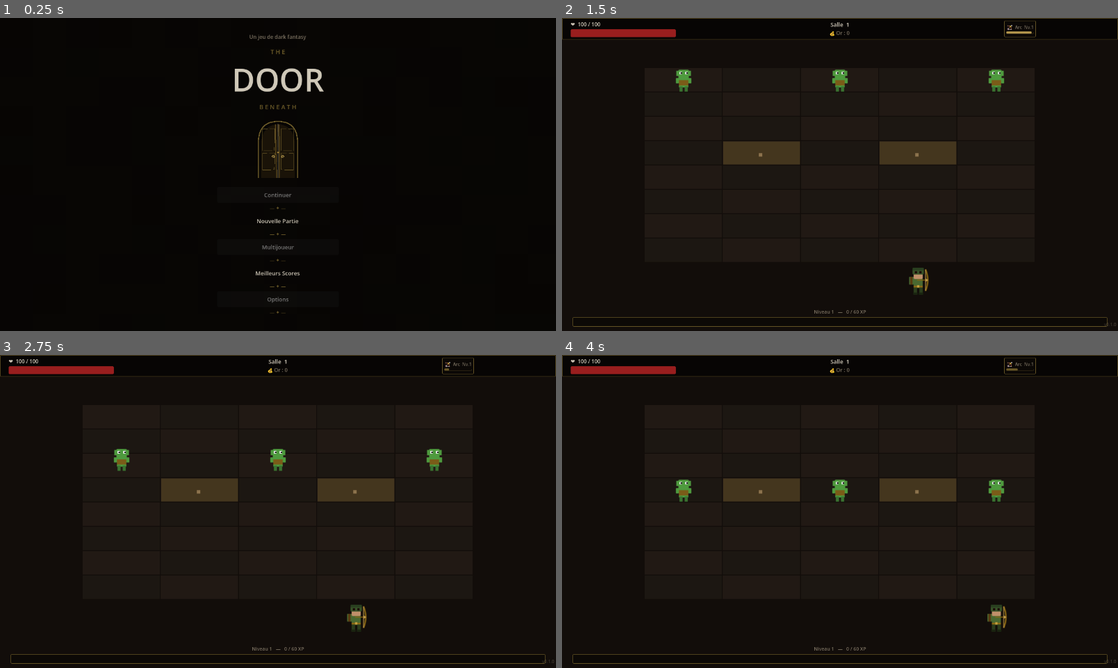
Above: before the commit, frames 1-4 (two rows, left to right).
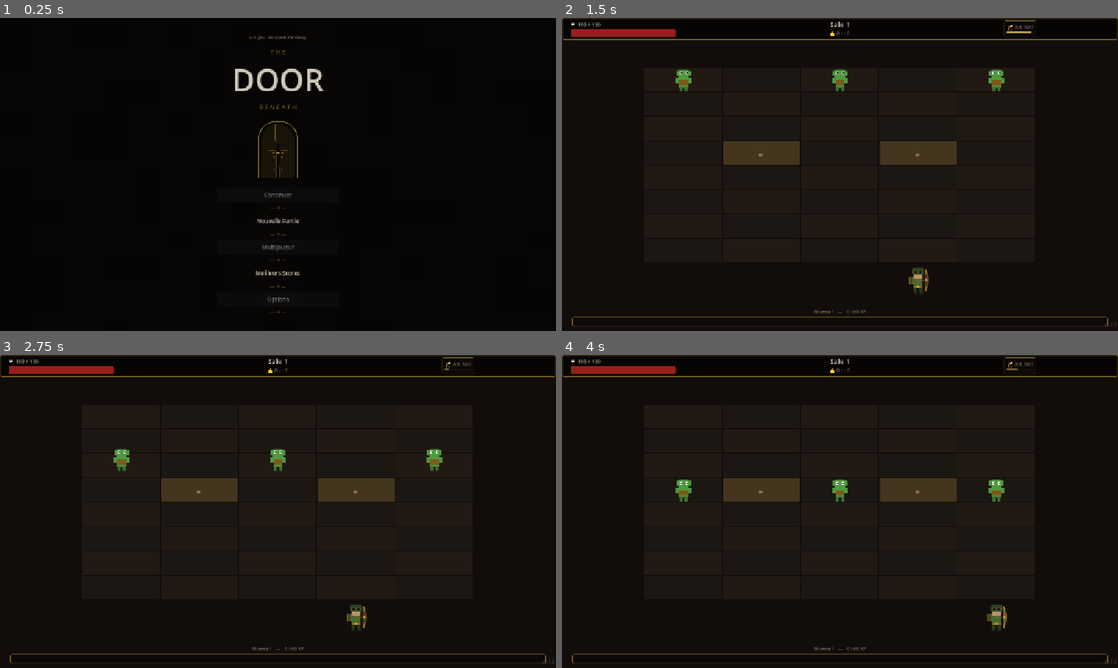
Above: after the commit, the same moments.

Repository: aerthur/game-the-door-beneath
Game: Godot game, scene res://scenes/title_screen.tscn
Same seed, same stepped clock (60 frames per second), same inputs: the game is played once before the commit and once after it.
Inputs (mouse positions are in pixels of both pictures, inside the frame that each line leads up to):
- Up to frame 1 (0.25 s): no input
- Up to frame 2 (1.5 s): click "Nouvelle Partie" at 0.5 s; tap Enter at 1.25 s; move the mouse to (962, 158) at 1.27 s; hold Right (lane_right) from 1.28 s (still down); hold Space (next_room) from 1.28 s (still down); click (962, 158) at 1.42 s
- Up to frame 3 (2.75 s): release Right (lane_right) at 2 s; release Space (next_room) at 2 s; drag from (166, 527) to (250, 574) at 2.02 s
- Up to frame 4 (4 s): move the mouse to (895, 442) at 2.77 s; hold Right (lane_right) 2.78-3.5 s; hold Shift 2.78-3.5 s; click (895, 442) at 2.92 s; tap Space (next_room) at 3.05, 3.5 s; drag from (812, 574) to (673, 464) at 3.52 s

The runs differ from the first frame. In frame 1, 0.9% of the frame differs, in the area x 42-59%, y 5-95%; in frame 2, 1.8%; in frame 3, 1.8%; in frame 4, 1.8%, in the area x 0-100%, y 0-99%.

Commit message:
feat: responsive canvas_items + D-pad tactile bas-droite
- project.godot : stretch mode=canvas_items + aspect=keep → le jeu scale
  automatiquement sur toute résolution en gardant le ratio 16:9

- hud.tscn : TouchButtons remplacés par un D-pad en croix ancrée bas-droite
  BtnLeft (◀) et BtnRight (▶) actifs ; BtnUp (▲) et BtnDown (▼) désactivés
  et réservés pour les futures évolutions (déplacement haut/bas)
  BtnNextRoom supprimé (plus nécessaire)

- hud.gd : références mises à jour vers DPad/BtnLeft et DPad/BtnRight ;
  suppression de btn_next_room, _on_touch_next_room et la logique show/hide
  associée ; ajout de _style_dpad() pour le design dark fantasy du D-pad
  (fond semi-transparent, bordure or, hover or vif, désactivés atténués)

Co-Authored-By: Claude Sonnet 4.6 <noreply@anthropic.com>

Diff:
--- a/project.godot
+++ b/project.godot
@@ -20,6 +20,8 @@
 window/size/viewport_width=1280
 window/size/viewport_height=720
 window/handheld/orientation="landscape"
+window/stretch/mode="canvas_items"
+window/stretch/aspect="keep"
 
 [editor_plugins]
 
--- a/scenes/ui/hud.tscn
+++ b/scenes/ui/hud.tscn
@@ -210,45 +210,73 @@
 text = "v0.1.0"
 horizontal_alignment = 2
 
-; ── Boutons tactiles (mobile) ──
+; ── Boutons tactiles (mobile) — D-pad bas-droite ──
 [node name="TouchButtons" type="Control" parent="."]
 mouse_filter = 2
 anchor_right = 1.0
 anchor_bottom = 1.0
 
-[node name="BtnLeft" type="Button" parent="TouchButtons"]
-anchor_left = 0.0
-anchor_top = 1.0
-anchor_right = 0.0
-anchor_bottom = 1.0
-offset_left = 4.0
-offset_top = -176.0
-offset_right = 164.0
-offset_bottom = -56.0
-text = "◀"
-
-[node name="BtnRight" type="Button" parent="TouchButtons"]
+; Conteneur D-pad : croix 3×3 de 70px, ancrée bas-droite, au-dessus de la XPZone
+[node name="DPad" type="Control" parent="TouchButtons"]
 anchor_left = 1.0
 anchor_top = 1.0
 anchor_right = 1.0
 anchor_bottom = 1.0
-offset_left = -164.0
-offset_top = -176.0
-offset_right = -4.0
-offset_bottom = -56.0
+offset_left = -225.0
+offset_top = -270.0
+offset_right = -15.0
+offset_bottom = -60.0
+mouse_filter = 2
+
+; ↑ Haut — réservé (désactivé, futur)
+[node name="BtnUp" type="Button" parent="TouchButtons/DPad"]
+anchor_left = 0.0
+anchor_top = 0.0
+anchor_right = 0.0
+anchor_bottom = 0.0
+offset_left = 70.0
+offset_top = 0.0
+offset_right = 140.0
+offset_bottom = 70.0
+disabled = true
+text = "▲"
+
+; ◀ Gauche
+[node name="BtnLeft" type="Button" parent="TouchButtons/DPad"]
+anchor_left = 0.0
+anchor_top = 0.0
+anchor_right = 0.0
+anchor_bottom = 0.0
+offset_left = 0.0
+offset_top = 70.0
+offset_right = 70.0
+offset_bottom = 140.0
+text = "◀"
+
+; ▶ Droite
+[node name="BtnRight" type="Button" parent="TouchButtons/DPad"]
+anchor_left = 0.0
+anchor_top = 0.0
+anchor_right = 0.0
+anchor_bottom = 0.0
+offset_left = 140.0
+offset_top = 70.0
+offset_right = 210.0
+offset_bottom = 140.0
 text = "▶"
 
-[node name="BtnNextRoom" type="Button" parent="TouchButtons"]
-visible = false
-anchor_left = 0.5
-anchor_top = 1.0
-anchor_right = 0.5
-anchor_bottom = 1.0
-offset_left = -150.0
-offset_top = -130.0
-offset_right = 150.0
-offset_bottom = -56.0
-text = "🚪 Continuer"
+; ↓ Bas — réservé (désactivé, futur)
+[node name="BtnDown" type="Button" parent="TouchButtons/DPad"]
+anchor_left = 0.0
+anchor_top = 0.0
+anchor_right = 0.0
+anchor_bottom = 0.0
+offset_left = 70.0
+offset_top = 140.0
+offset_right = 140.0
+offset_bottom = 210.0
+disabled = true
+text = "▼"
 
 ; ── Avertissement portrait (mobile) ──
 [node name="PortraitWarning" type="Control" parent="."]
--- a/scripts/hud.gd
+++ b/scripts/hud.gd
@@ -21,7 +21,6 @@
 @onready var go_panel      : Control     = $GameOver
 @onready var version_label : Label       = $VersionLabel
 @onready var touch_buttons    : Control  = $TouchButtons
-@onready var btn_next_room    : Button   = $TouchButtons/BtnNextRoom
 @onready var portrait_warning : Control  = $PortraitWarning
 
 var _current_choices      : Array = []
@@ -54,7 +53,6 @@
 	door_hint.visible   = false
 	lvlup_panel.visible = false
 	go_panel.visible    = false
-	btn_next_room.visible = false
 	version_label.text  = "v" + ProjectSettings.get_setting("application/config/version", "0.1.0")
 
 	_touch_enabled = DisplayServer.is_touchscreen_available()
@@ -68,15 +66,11 @@
 	if not btn_menu.pressed.is_connected(_on_menu_principal_pressed):
 		btn_menu.pressed.connect(_on_menu_principal_pressed)
 
-	# Contrôles tactiles
-	var btn_left  : Button = $TouchButtons/BtnLeft
-	var btn_right : Button = $TouchButtons/BtnRight
+	# Contrôles tactiles — D-pad
+	var btn_left  : Button = $TouchButtons/DPad/BtnLeft
+	var btn_right : Button = $TouchButtons/DPad/BtnRight
 	btn_left.button_down.connect(_on_touch_left)
 	btn_right.button_down.connect(_on_touch_right)
-	btn_next_room.button_down.connect(_on_touch_next_room)
-	btn_left.add_theme_font_size_override("font_size", 36)
-	btn_right.add_theme_font_size_override("font_size", 36)
-	btn_next_room.add_theme_font_size_override("font_size", 22)
 	$PortraitWarning/Panel/VBox/Icon.add_theme_font_size_override("font_size", 80)
 	$PortraitWarning/Panel/VBox/Message.add_theme_font_size_override("font_size", 26)
 
@@ -219,20 +213,12 @@
 	ev.pressed = true
 	Input.parse_input_event(ev)
 
-func _on_touch_next_room() -> void:
-	var ev := InputEventAction.new()
-	ev.action = "next_room"
-	ev.pressed = true
-	Input.parse_input_event(ev)
-
 # ── Porte ────────────────────────────────────────────────────────
 func show_door():
 	door_hint.visible = true
-	btn_next_room.visible = _touch_enabled
 
 func hide_door():
 	door_hint.visible = false
-	btn_next_room.visible = false
 
 # ── Level up ─────────────────────────────────────────────────────
 func show_level_up(choices: Array):
@@ -521,6 +507,9 @@
 	# ── Panel Game Over ───────────────────────────────────────────
 	_style_gameover_panel(serif)
 
+	# ── D-pad tactile ────────────────────────────────────────────
+	_style_dpad()
+
 	# ── Portrait warning (mobile) ─────────────────────────────────
 	$PortraitWarning/Panel/VBox/Icon.add_theme_color_override("font_color", C_GOLD)
 	$PortraitWarning/Panel/VBox/Message.add_theme_font_override("font", serif)
@@ -559,3 +548,47 @@
 
 	_style_ghost_btn($GameOver/Panel/VBox/Restart,       serif, C_TEXT,     13)
 	_style_ghost_btn($GameOver/Panel/VBox/MenuPrincipal, serif, C_TEXT_DIM, 12)
+
+
+func _style_dpad() -> void:
+	# Fond semi-transparent pour le fond du D-pad (ColorRect implicite via StyleBoxFlat)
+	var active_style := StyleBoxFlat.new()
+	active_style.bg_color           = Color(0.04, 0.03, 0.02, 0.78)
+	active_style.border_color       = C_GOLD_DIM
+	active_style.border_width_left  = 1; active_style.border_width_right  = 1
+	active_style.border_width_top   = 1; active_style.border_width_bottom = 1
+	active_style.corner_radius_top_left    = 6; active_style.corner_radius_top_right    = 6
+	active_style.corner_radius_bottom_left = 6; active_style.corner_radius_bottom_right = 6
+
+	var active_hover := active_style.duplicate()
+	active_hover.bg_color     = Color(0.08, 0.06, 0.04, 0.92)
+	active_hover.border_color = C_GOLD
+
+	var active_pressed := active_style.duplicate()
+	active_pressed.bg_color = Color(0.14, 0.10, 0.05, 0.95)
+
+	var disabled_style := StyleBoxFlat.new()
+	disabled_style.bg_color           = Color(0.04, 0.03, 0.02, 0.35)
+	disabled_style.border_color       = Color(C_GOLD_DIM.r, C_GOLD_DIM.g, C_GOLD_DIM.b, 0.3)
+	disabled_style.border_width_left  = 1; disabled_style.border_width_right  = 1
+	disabled_style.border_width_top   = 1; disabled_style.border_width_bottom = 1
+	disabled_style.corner_radius_top_left    = 6; disabled_style.corner_radius_top_right    = 6
+	disabled_style.corner_radius_bottom_left = 6; disabled_style.corner_radius_bottom_right = 6
+
+	for btn_path in ["BtnLeft", "BtnRight", "BtnUp", "BtnDown"]:
+		var btn : Button = $TouchButtons/DPad.get_node(btn_path)
+		var is_active : bool = btn_path in ["BtnLeft", "BtnRight"]
+		btn.add_theme_font_size_override("font_size", 28)
+		if is_active:
+			btn.add_theme_stylebox_override("normal",   active_style)
+			btn.add_theme_stylebox_override("hover",    active_hover)
+			btn.add_theme_stylebox_override("pressed",  active_pressed)
+			btn.add_theme_stylebox_override("focus",    active_style)
+			btn.add_theme_color_override("font_color",         C_TEXT)
+			btn.add_theme_color_override("font_hover_color",   C_GOLD)
+			btn.add_theme_color_override("font_pressed_color", C_GOLD)
+		else:
+			btn.add_theme_stylebox_override("normal",   disabled_style)
+			btn.add_theme_stylebox_override("disabled", disabled_style)
+			btn.add_theme_color_override("font_color",          Color(C_TEXT_DIM.r, C_TEXT_DIM.g, C_TEXT_DIM.b, 0.4))
+			btn.add_theme_color_override("font_disabled_color", Color(C_TEXT_DIM.r, C_TEXT_DIM.g, C_TEXT_DIM.b, 0.4))
